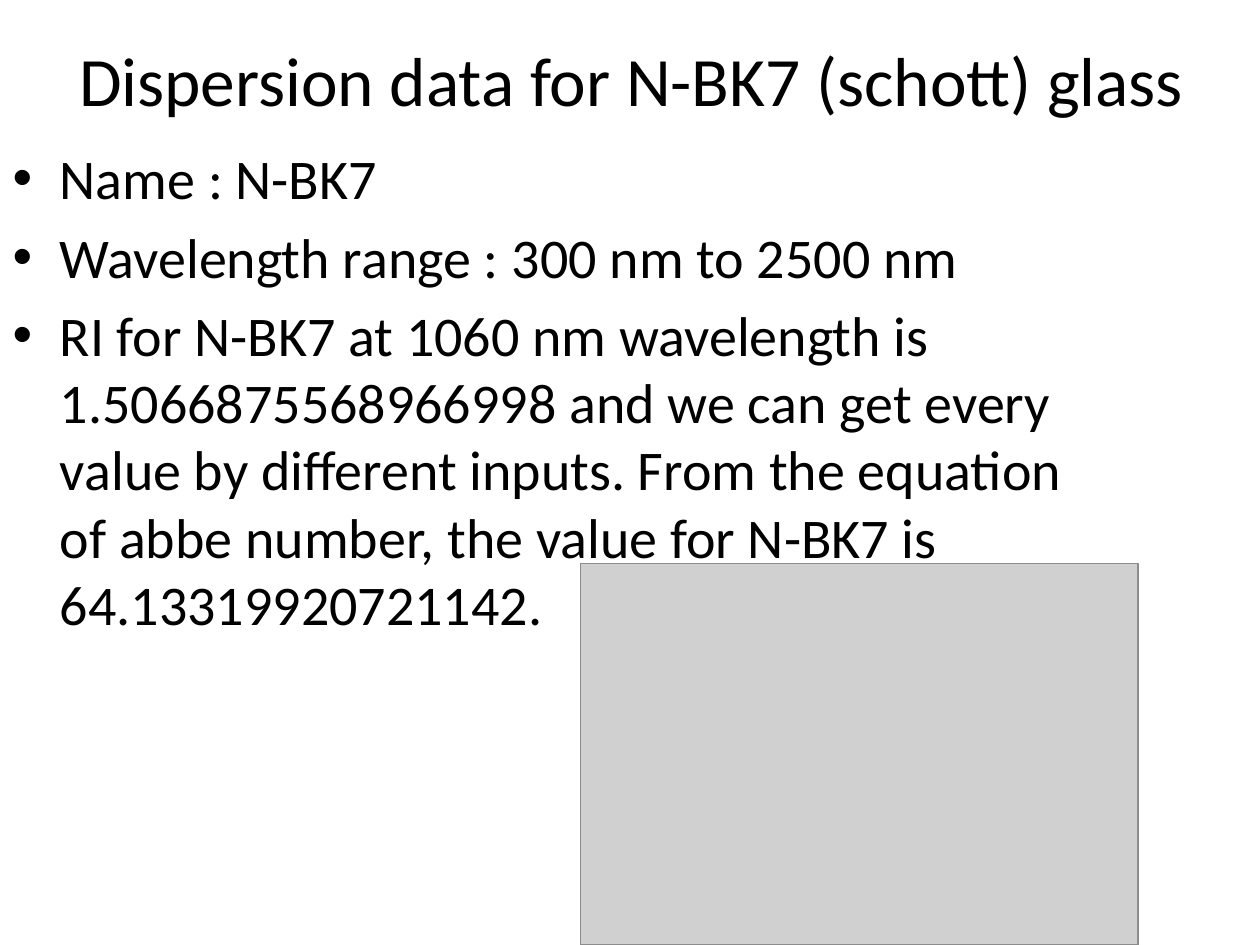
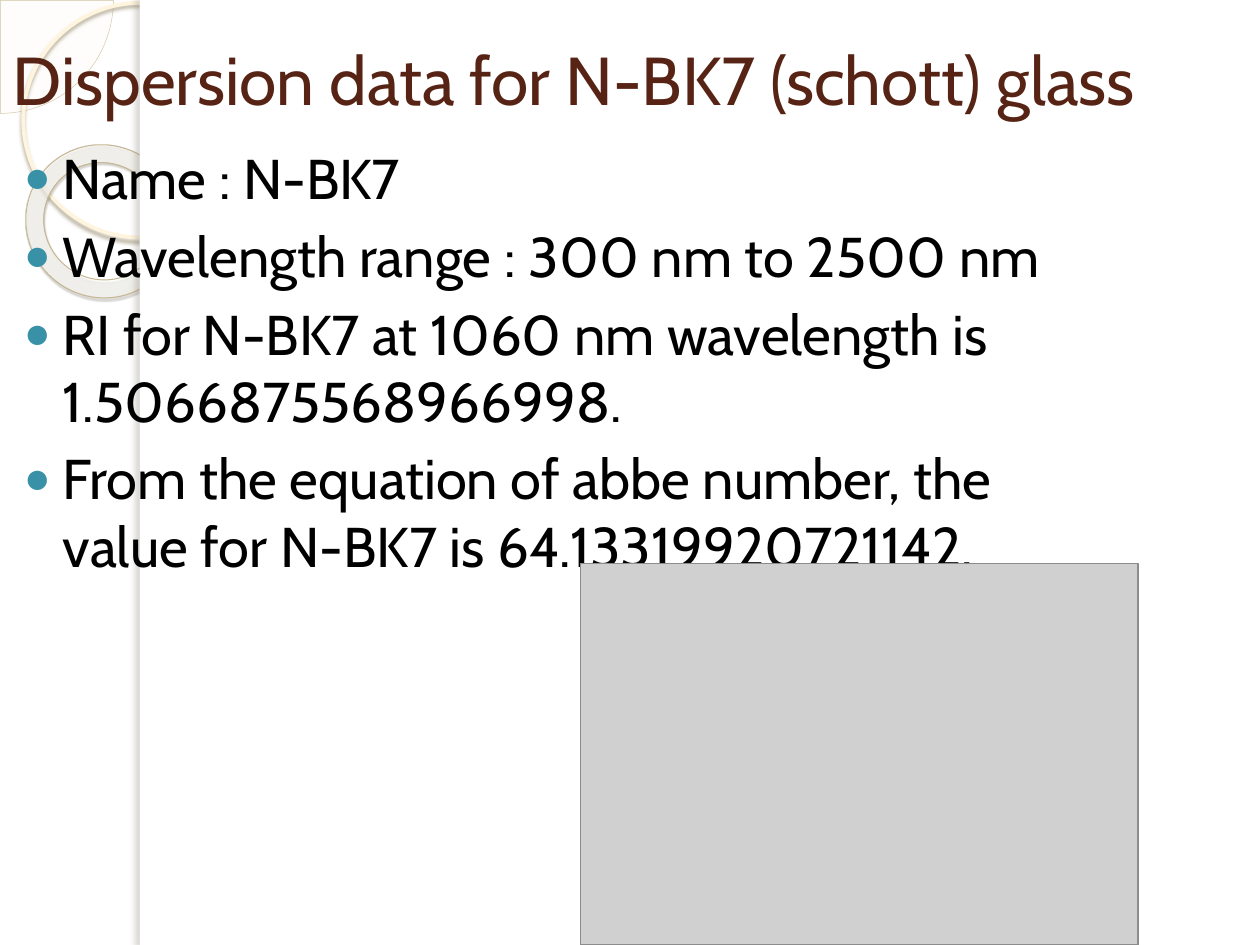
Before and after one commit to rid181198/optical-properties, a slide deck: slide 9 of Optical analysis of different glass types.pptx. Drawn at 1260x945 pixels with LibreOffice and Linux fonts; fonts in the diff are those of the drawing; grey boxes stand for pictures; background and template pictures are left out. Boxes give left, top, right and bottom in pixels: in the first picture for what was removed or moved away, otherwise in the second. Text is boxed around its words. In the diff, an @@ line names an element or a change of style, - is before the commit and + after.

```diff
--- a/Optical analysis of different glass types.pptx
+++ b/Optical analysis of different glass types.pptx
@@ title "Dispersion data for N-BK7 (schott) ...": place and size @@
-title "Dispersion data for N-BK7 (schott) ..." at (79, 55, 1183, 118)
+title "Dispersion data for N-BK7 (schott) ..." at (12, 48, 1135, 120)
@@ title "Dispersion data for N-BK7 (schott) ..." at (12, 48, 1135, 120): size 39.6 to 38.7 pt, font Calibri to Cabin, text colour #000000 to #572314; alignment centre to left @@
@@ pie slice (boxed as its full ellipse) added at (0, 0, 113, 113), fill #FEFAF4 at 33% opacity, outline #D3C39F 0.25 pt @@
@@ ellipse added at (23, 3, 257, 237), outline #FFF5DE 2.15 pt @@
@@ rectangle added at (140, 0, 1260, 945), fill #FFFFFF @@
@@ rectangle added at (140, 0, 150, 945), fill #FFFFFF @@
@@ donut added at (0, 113, 211, 329), fill gradient #FFFCF6 to #FFFEFB to #F0D28E, outline #C7B893 0.58 pt @@
@@ text at (63, 152, 1039, 289): font Calibri to Cabin in "Name : N-BK7", "Wavelength range : 300 nm to 2500 ..."; bullet • to ● @@
@@ text at (63, 313, 992, 579): text changed; font Calibri to Cabin @@
-• RI for N-BK7 at 1060 nm wavelength is 1.5066875568966998 and we can get every value by different inputs. From the equation of abbe number, the value for N-BK7 is 64.13319920721142.
+● RI for N-BK7 at 1060 nm wavelength is 1.5066875568966998.
+● From the equation of abbe number, the value for N-BK7 is 64.13319920721142.
```
Also in this commit, not shown: 11 other slides changed, 6 slides added, 2 slides removed, 1 other file.
